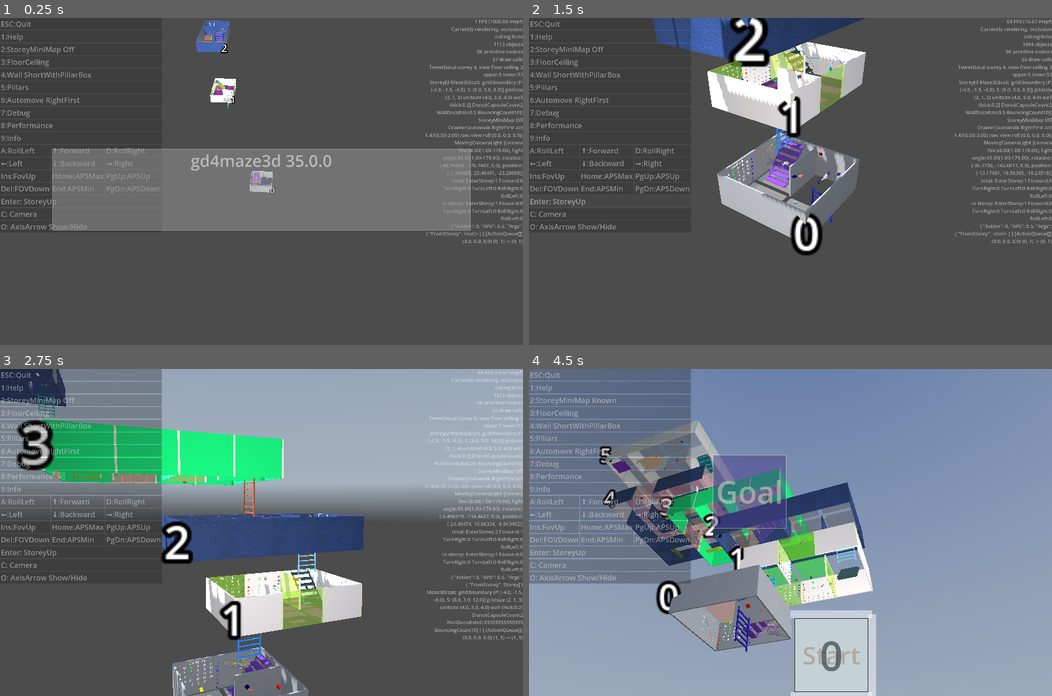
Above: before the commit, frames 1-4 (two rows, left to right).
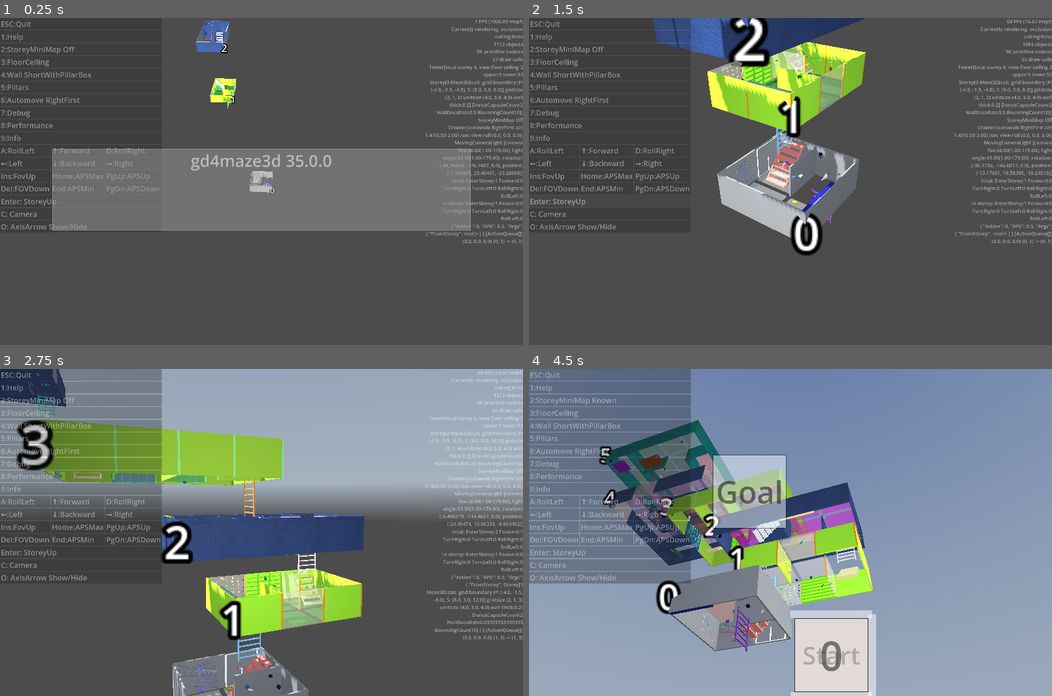
Above: after the commit, the same moments.

Repository: kasworld/gd4maze3d
Game: Godot game, scene res://main.tscn
Same seed, same stepped clock (60 frames per second), same inputs: the game is played once before the commit and once after it. A sky picture missing from this copy of the repository is replaced by a grey-blue gradient.
Inputs (mouse positions are in pixels of both pictures, inside the frame that each line leads up to):
- Up to frame 1 (0.25 s): no input
- Up to frame 2 (1.5 s): click "Enter: StoreyUp" at 0.5 s; click "Enter: StoreyUp" at 1.25 s
- Up to frame 3 (2.75 s): tap Enter at 2 s; move the mouse to (376, 516) at 2.02 s; hold Right from 2.03 s (still down); tap Q at 2.1 s; click (376, 516) at 2.17 s
- Up to frame 4 (4.5 s): move the mouse to (685, 548) at 2.77 s; release Right at 2.78 s; hold Down 2.78-3.53 s; tap E at 2.85 s; move the mouse to (842, 460) at 3.52 s; hold Right 3.53-4.28 s; tap 1 at 3.6 s; move the mouse to (764, 597) at 4.27 s; hold Up from 4.28 s (still down); tap 2 at 4.35 s; click (764, 597) at 4.42 s

The runs differ from the first frame. In frame 1, 0.4% of the frame differs, in the area x 37-52%, y 1-52%; in frame 2, 5.7%; in frame 3, 13%; in frame 4, 14%, in the area x 14-66%, y 15-99%.

Commit message:
add wall deco bookcase

Diff:
--- a/storey/storey.gd
+++ b/storey/storey.gd
@@ -237,7 +237,7 @@
 # add clock or calendar
 func add_wall_deco_at(x :int, y :int, dir :Maze.Flag) -> void:
 	if randf() < WallDecoRate:
-		match randi_range(0,3):
+		match randi_range(0,4):
 			0:
 				if line2d_subviewport == null:
 					line2d_subviewport = make_line2d_subvuewport(Vector2i(2000,1500))
@@ -275,6 +275,17 @@
 				n.position = maze3d.deco_pos_by_dir(x,y,dir)
 				$WallDeco.add_child(n)
 				n.update_clock(AnalogClock3D.get_localtime_from_system())
+			4: # make bookcase
+				var n :Node3D = preload("res://wire_net/wire_net.tscn").instantiate()
+				n.init(
+					Vector2(maze3d.calc_grid.unit_size.x,maze3d.calc_grid.unit_size.y),
+					Vector2i(4,8),
+					maze3d.WallThick /4, maze3d.WallThick *2,
+					RandomColorIter.get_and_next(),
+					)
+				n.rotate_y(Maze.DirToRadian(Maze.FlagToDir[dir]))
+				n.position = maze3d.deco_pos_by_dir(x,y,dir)
+				$WallDeco.add_child(n)
 
 var move_line_2d_list :Array = []
 func make_line2d_subvuewport(size_pixel:Vector2i) -> SubViewport:
